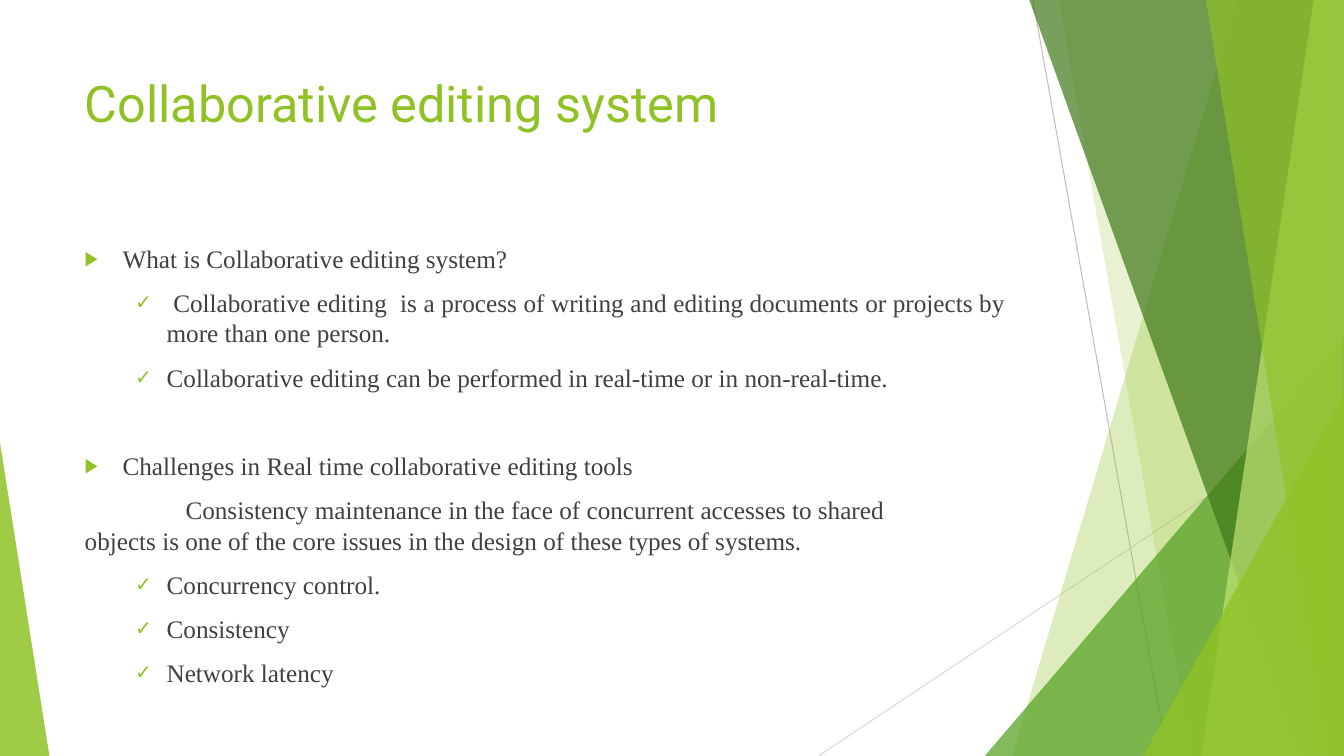
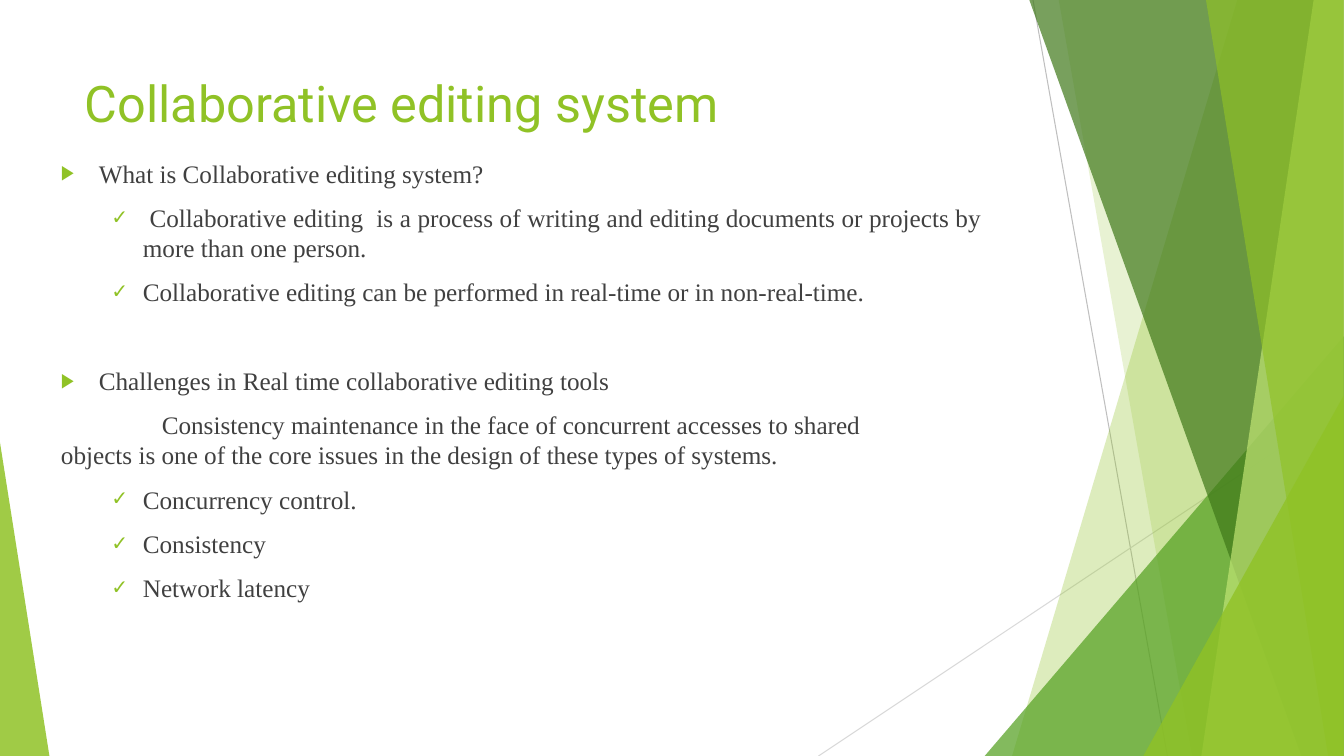
Before and after one commit to saieswari/angular, a slide deck: slide 21 of Operational Transformation.pptx (slide 17 before the commit). Drawn at 1344x756 pixels with LibreOffice and Linux fonts; fonts in the diff are those of the drawing. Boxes give left, top, right and bottom in pixels: in the first picture for what was removed or moved away, otherwise in the second. Text is boxed around its words. In the diff, an @@ line names an element or a change of style, - is before the commit and + after.

```diff
--- a/Operational Transformation.pptx
+++ b/Operational Transformation.pptx
@@ text "What is Collaborative editing system?": place and size @@
-text "What is Collaborative editing system?" at [85,250,1004,688]
+text "What is Collaborative editing system?" at [61,165,980,603]
```
Also in this commit, not shown: 2 other slides changed, 6 slides added, 1 slide removed.
